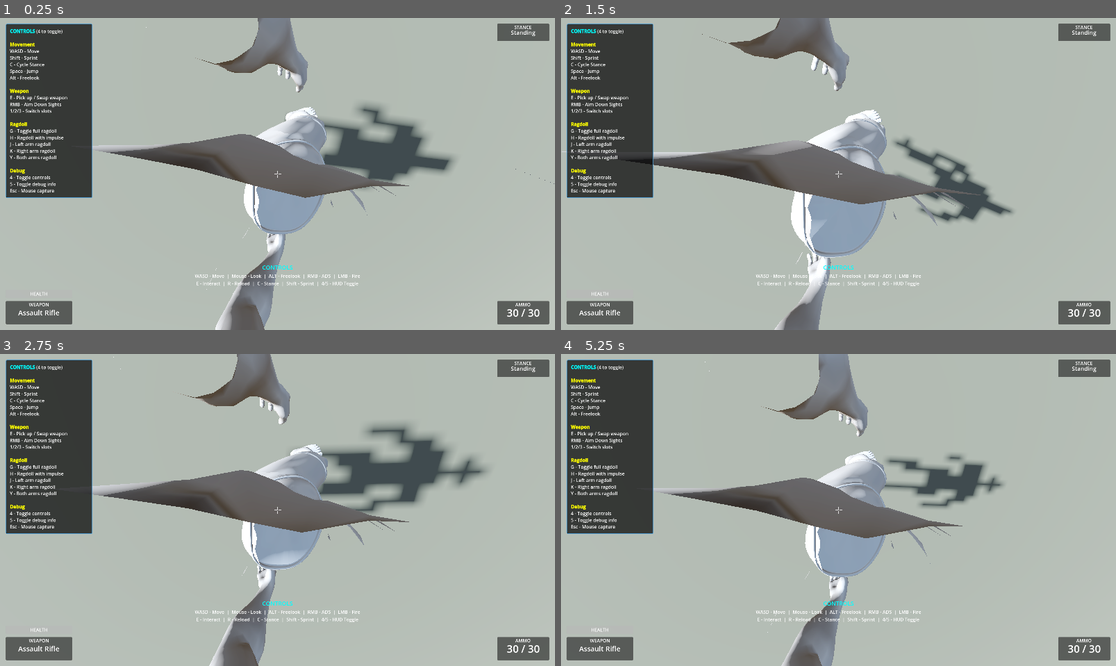
Above: before the commit, frames 1-4 (two rows, left to right).
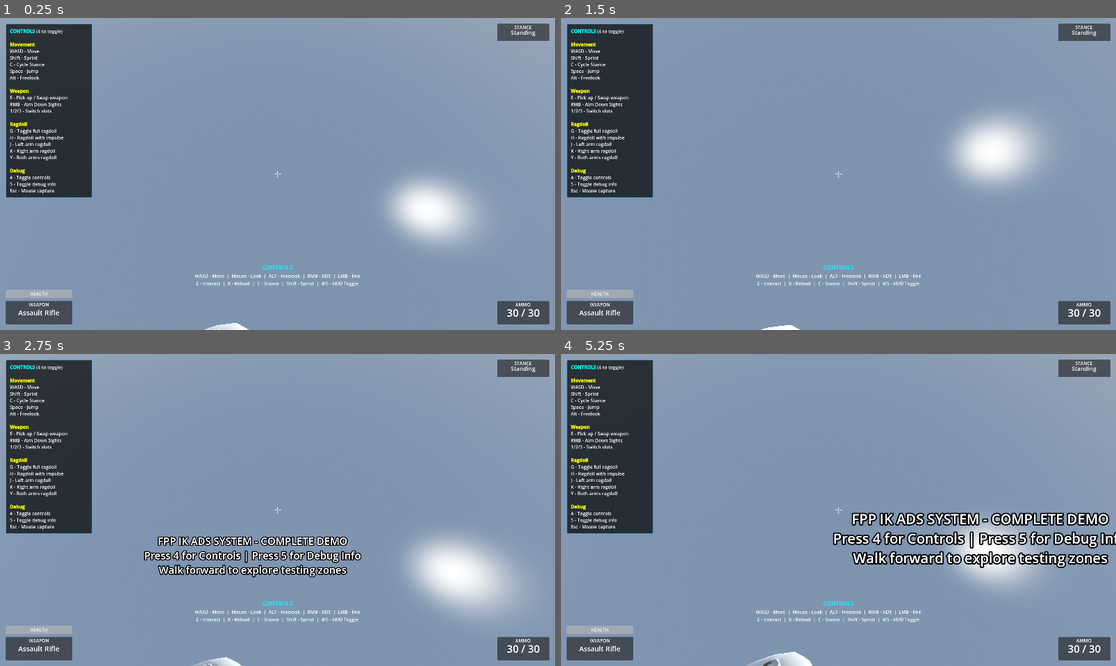
Above: after the commit, the same moments.

Repository: lmf-git/fpp-ik-ads
Game: Godot game, scene res://scenes/enhanced_demo.tscn
Two runs of this game, one before a commit and one after it. Both use one fixed random seed, a clock stepped at 60 frames per second and the inputs below.
Inputs (mouse positions are in pixels of both pictures, inside the frame that each line leads up to):
- Up to frame 1 (0.25 s): no input
- Up to frame 2 (1.5 s): tap Enter (ui_accept) at 0.5 s; move the mouse to (866, 174) at 0.52 s; hold Alt (freelook) 0.53-1.28 s; hold W (move_forward) from 0.53 s (still down); click (866, 174) at 0.67 s; tap Space (jump) at 0.77 s; move the mouse to (810, 174) at 1.27 s; right-click (810, 174) at 1.35 s
- Up to frame 3 (2.75 s): keep holding W (move_forward); tap Space (jump) at 1.52 s; tap Alt (freelook) at 1.55 s; move the mouse to (288, 503) at 2.02 s; hold Alt (freelook) from 2.03 s (still down); tap C (crouch) at 2.1 s
- Up to frame 4 (5.25 s): keep holding W (move_forward); move the mouse to (832, 516) at 2.77 s; release Alt (freelook) at 2.78 s; click (832, 516) at 2.85 s; tap Space (jump) at 3.02, 3.77, 4.52 s; tap Alt (freelook) at 3.05, 4.55 s; move the mouse to (877, 513) at 3.52 s; hold Alt (freelook) 3.53-4.28 s; move the mouse to (794, 506) at 4.27 s; tap E (interact) at 4.35 s; move the mouse to (844, 510) at 5.02 s; hold Shift (sprint) from 5.03 s (still down); click (844, 510) at 5.17 s

The runs differ from the first frame. In frame 1, 86% of the frame differs, in the area x 0-100%, y 0-100%; in frame 2, 85%; in frame 3, 86%; in frame 4, 86%.

Commit message:
Fix FPS camera orientation by rotating camera in scene
The camera was pointing in the wrong direction due to the
CharacterModel's 180° Y-axis rotation. Fixed by:

1. Removed incorrect runtime rotation compensation in code
2. Applied 180° Y-axis rotation to FPSCamera in scene file
3. Camera transform now: Transform3D(-1, 0, 0, 0, 1, 0, 0, 0, -1, ...)

This matches the model's orientation and makes the camera look
forward in the correct direction. The camera's -Z axis (forward)
now aligns with the character's forward direction.

Diff:
--- a/scenes/character_skeleton_player_refactored.tscn
+++ b/scenes/character_skeleton_player_refactored.tscn
@@ -48,7 +48,7 @@
 
 [node name="FPSCamera" type="Camera3D" parent="CharacterModel/RootNode/Skeleton3D/HeadAttachment"]
 unique_name_in_owner = true
-transform = Transform3D(1, 0, 0, 0, 1, 0, 0, 0, 1, 0, 0.15, 0)
+transform = Transform3D(-1, 0, 0, 0, 1, 0, 0, 0, -1, 0, 0.15, 0)
 
 [node name="InteractionRay" type="RayCast3D" parent="CharacterModel/RootNode/Skeleton3D/HeadAttachment/FPSCamera"]
 unique_name_in_owner = true
--- a/scripts/components/camera_controller_component.gd
+++ b/scripts/components/camera_controller_component.gd
@@ -219,16 +219,14 @@
 			fps_camera.current = true
 
 		# In FPS mode, handle camera rotation
-		# NOTE: CharacterModel is rotated 180° so camera needs Y rotation compensation
 		if is_freelooking:
-			# When freelooking, head bone handles rotation
-			# Compensate for 180° model rotation
-			fps_camera.rotation = Vector3(0, PI, 0)
+			# When freelooking, head bone handles rotation - reset camera local rotation
+			fps_camera.rotation = Vector3.ZERO
 		else:
 			# In normal FPS mode, camera rotates for pitch (head bone is at rest)
-			# Compensate for 180° model rotation with Y=PI
+			# Yaw is handled by body rotation
 			fps_camera.rotation.x = camera_x_rotation
-			fps_camera.rotation.y = PI  # Compensate for model's 180° rotation
+			fps_camera.rotation.y = 0
 			fps_camera.rotation.z = 0
 
 ## Update ADS (Aim Down Sights) FOV
